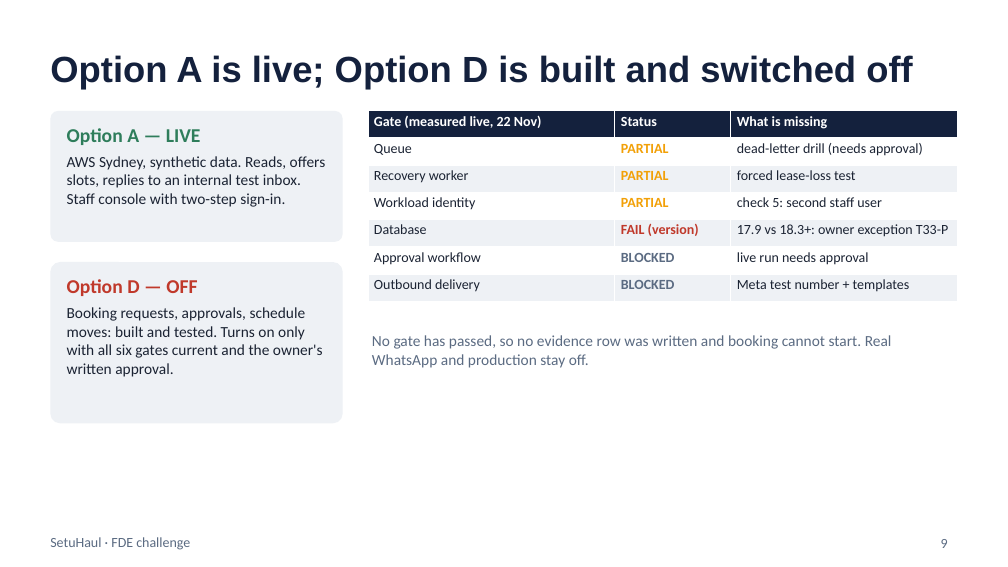
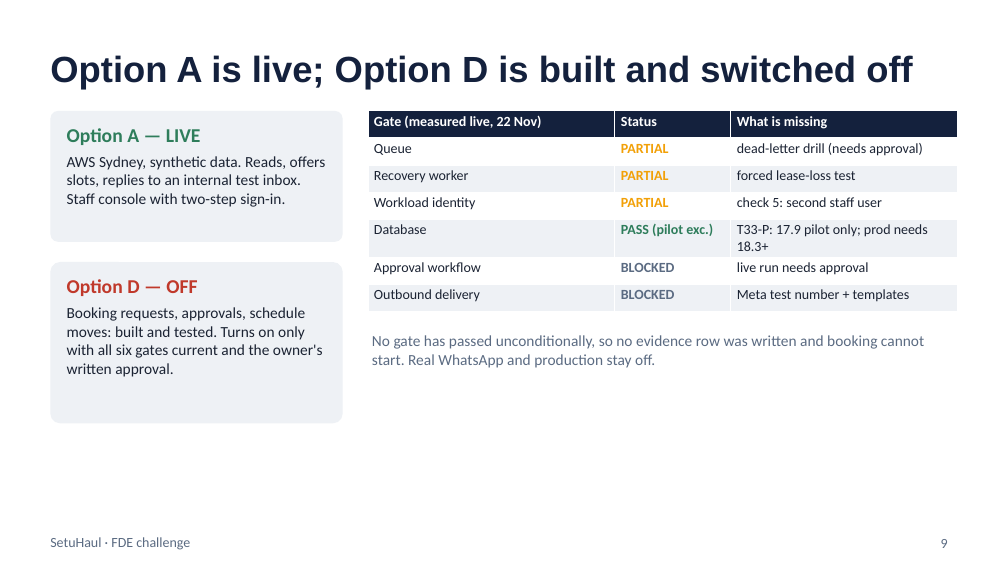
Before and after one commit to amolam/setuhaul-logistics, a slide deck: slide 9 of presentation/SetuHaul_readout.pptx. Drawn at 1008x567 pixels with LibreOffice and Linux fonts; fonts in the diff are those of the drawing. Boxes give left, top, right and bottom in pixels: in the first picture for what was removed or moved away, otherwise in the second. Text is boxed around its words. In the diff, an @@ line names an element or a change of style, - is before the commit and + after.

```diff
--- a/presentation/SetuHaul_readout.pptx
+++ b/presentation/SetuHaul_readout.pptx
@@ table at bbox=[368, 111, 958, 306] @@
-row 5, column 2: FAIL (version)
+row 5, column 2: PASS (pilot exc.)
-row 5, column 3: 17.9 vs 18.3+: owner exception T33-P
+row 5, column 3: T33-P: 17.9 pilot only; prod needs 18.3+
@@ text at bbox=[372, 335, 924, 368]: text changed @@
-No gate has passed, so no evidence row was written and booking cannot start. Real WhatsApp and production stay off.
+No gate has passed unconditionally, so no evidence row was written and booking cannot start. Real WhatsApp and production stay off.
```
Also in this commit, not shown: 12 other files.
